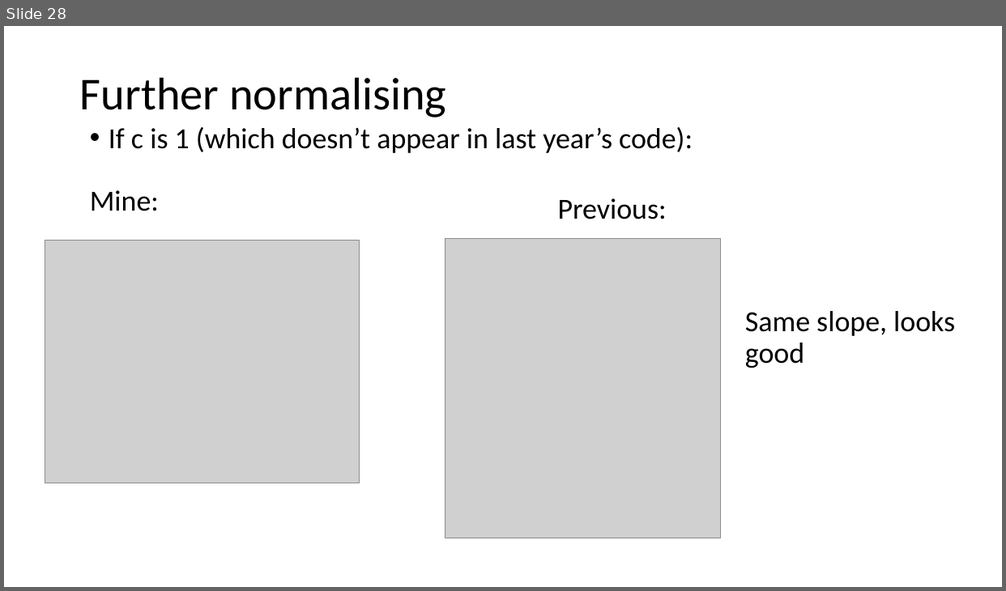
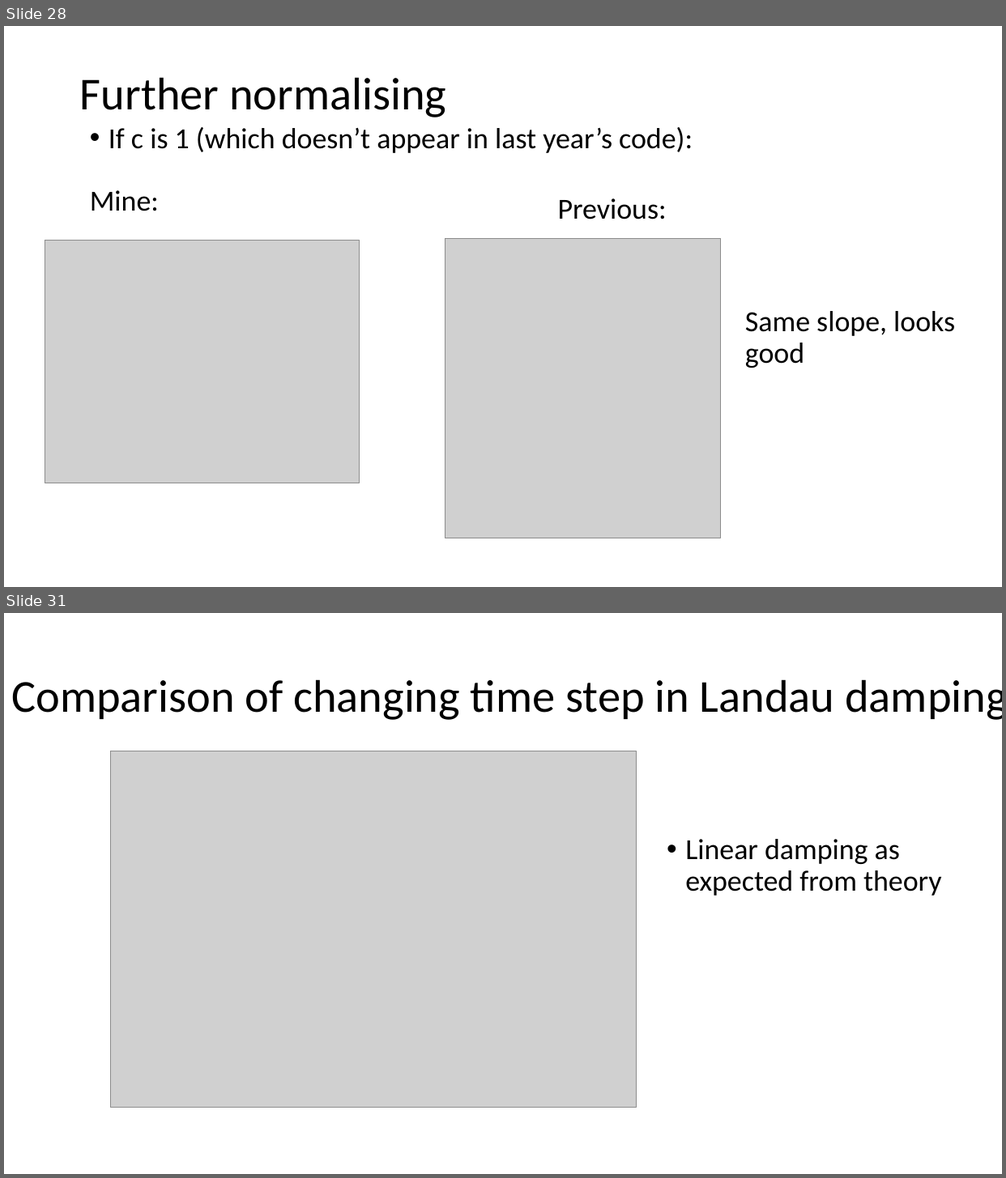
Before and after one commit to j0fri/FYP, a slide deck: MATLAB/Matlab implementation.pptx. Shown one above the other, each under a label of ours: slide 28 before the commit, slides 28 and 31 after it; the slides between them are not shown. The pictures are 1006x591 and 1006x1178 pixels, drawn with LibreOffice and Linux fonts; fonts in the diff are those of the drawing; grey boxes stand for pictures. Boxes give left, top, right and bottom in pixels: in the first picture for what was removed or moved away, otherwise in the second. Text is boxed around its words. In the diff, an @@ line names an element or a change of style, - is before the commit and + after.

```diff
--- a/MATLAB/Matlab implementation.pptx
+++ b/MATLAB/Matlab implementation.pptx
@@ slide 31 added at [4,613,1002,1174], background #FFFFFF @@
@@ title added at [11,679,1002,720], 44 pt, text #000000 @@
+Comparison of changing time step in Landau damping
@@ picture added at [110,752,637,1108] @@
@@ text added at [685,839,942,896], 28 pt, text #000000 @@
+• Linear damping as expected from theory
```
Also in this commit, not shown: 2 other slides added, 2 other files.
